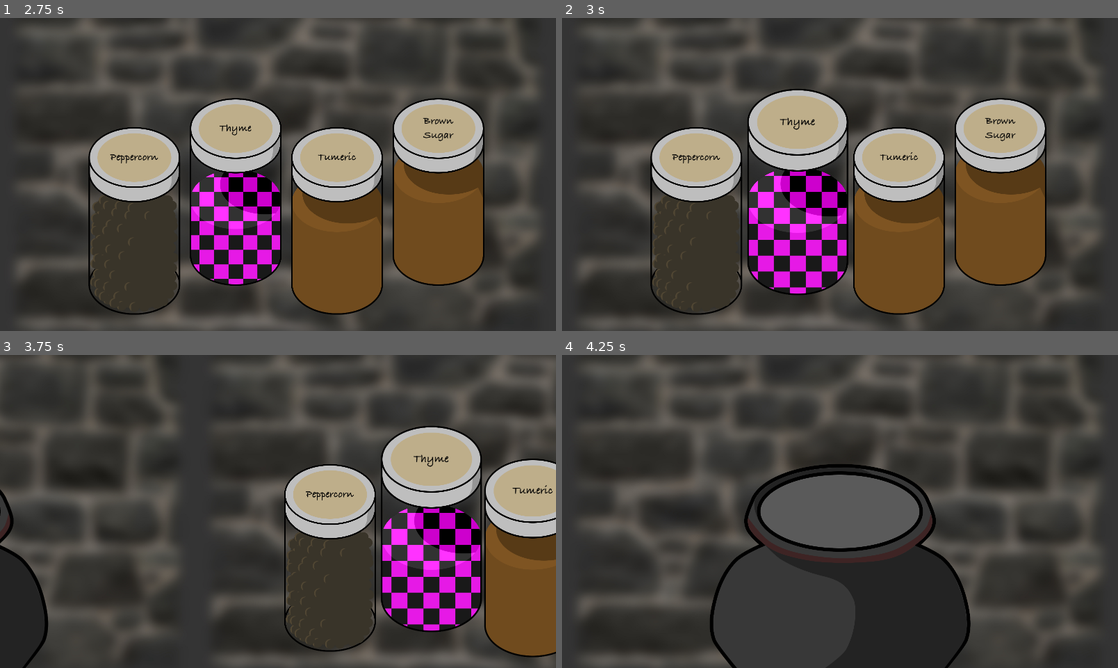
Above: before the commit, frames 1-4 (two rows, left to right).
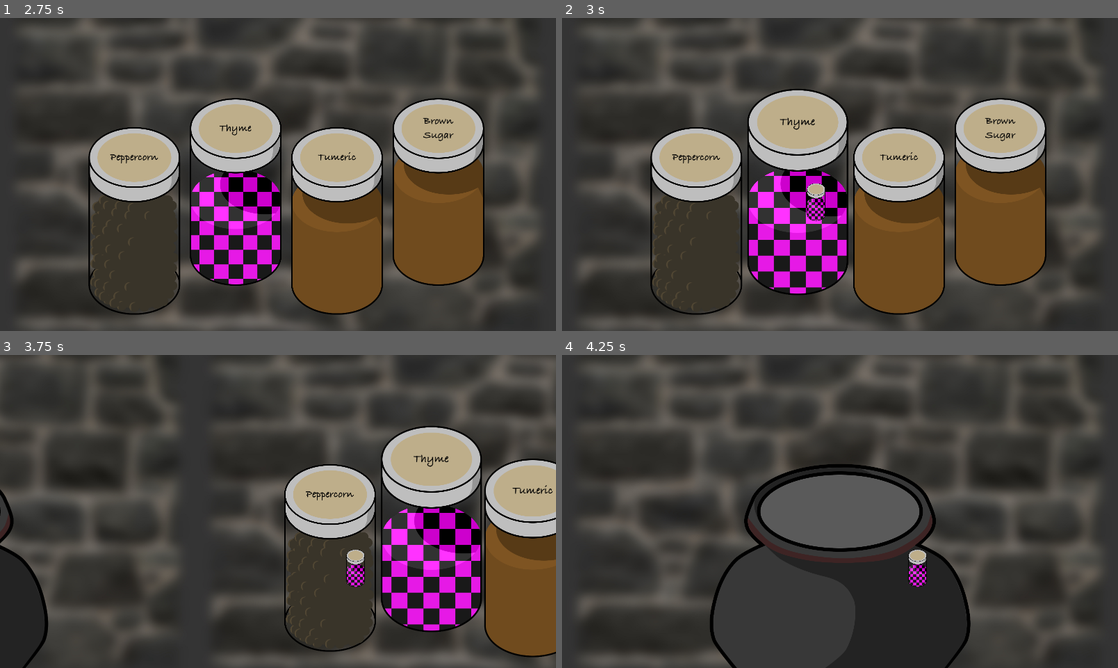
Above: after the commit, the same moments.

Repository: r0ckwav3/out-of-thyme
Game: Godot game, scene res://Scenes/game.tscn
Two runs of this game, one before a commit and one after it. Both use one fixed random seed, a clock stepped at 60 frames per second and the inputs below.
Inputs (mouse positions are in pixels of both pictures, inside the frame that each line leads up to):
- Up to frame 1 (2.75 s): tap Enter at 0.5 s; move the mouse to (278, 277) at 0.52 s; hold Right (ui_right) 0.53-1.28 s; click (278, 277) at 0.67 s; move the mouse to (133, 221) at 1.27 s; hold Left (ui_left) 1.28-2.03 s; click (133, 221) at 1.42 s; move the mouse to (333, 105) at 2.02 s; hold Right (ui_right) from 2.03 s (still down); click (333, 105) at 2.17 s
- Up to frame 2 (3 s): keep holding Right (ui_right); move the mouse to (795, 193) at 2.77 s; click (795, 193) at 2.92 s
- Up to frame 3 (3.75 s): tap Space at 3.5 s; move the mouse to (339, 558) at 3.52 s; release Right (ui_right) at 3.53 s; hold Left (ui_left) from 3.53 s (still down); click (339, 558) at 3.67 s
- Up to frame 4 (4.25 s): keep holding Left (ui_left)

Frame 1 is identical in both runs. In frame 2, 0.3% of the frame differs, in the area x 44-48%, y 52-65%; in frame 3, 0.3%, in the area x 62-66%, y 62-75%; in frame 4, 0.3%.

Commit message:
show spice icon when selected

Diff:
--- a/gd/Scenes/game.tscn
+++ b/gd/Scenes/game.tscn
@@ -6,6 +6,7 @@
 [ext_resource type="PackedScene" uid="uid://dju6rnicahicb" path="res://Scenes/jar_controller.tscn" id="4_77yxr"]
 [ext_resource type="Script" path="res://Scripts/RecipeManager.gd" id="5_c6pvm"]
 [ext_resource type="Script" path="res://Scripts/MouseManager.gd" id="6_2huoc"]
+[ext_resource type="Texture2D" uid="uid://c8xribwwb7tnw" path="res://Assets/Objects/Jars/Jar_Unimplemented.png" id="7_takwi"]
 
 [node name="Game" type="Node2D"]
 
@@ -21,7 +22,7 @@
 texture = ExtResource("3_njvuc")
 
 [node name="BlurryWall2" type="Sprite2D" parent="SubsceneManager2/TempDrawerScene"]
-position = Vector2(960, -720)
+position = Vector2(960, 1680)
 scale = Vector2(0.666667, 0.666667)
 texture = ExtResource("3_njvuc")
 
@@ -34,6 +35,12 @@
 [node name="MouseManager" type="Node2D" parent="."]
 script = ExtResource("6_2huoc")
 
+[node name="JarSprite" type="Sprite2D" parent="MouseManager"]
+position = Vector2(64, 35)
+scale = Vector2(0.1, 0.1)
+texture = ExtResource("7_takwi")
+
 [connection signal="pot_selected" from="SubsceneManager2/PotScene" to="MouseManager" method="_on_pot_selected"]
 [connection signal="item_selected" from="SubsceneManager2/TempDrawerScene/JarController" to="MouseManager" method="_on_spice_selected"]
 [connection signal="spices_intialized" from="RecipeManager" to="SubsceneManager2/TempDrawerScene/JarController" method="_on_spice_init"]
+[connection signal="spices_intialized" from="RecipeManager" to="MouseManager" method="_on_spice_init"]
--- a/gd/Scenes/pot_scene.tscn
+++ b/gd/Scenes/pot_scene.tscn
@@ -22,7 +22,7 @@
 texture = ExtResource("1_m76bv")
 
 [node name="BlurryWall2" type="Sprite2D" parent="."]
-position = Vector2(960, -720)
+position = Vector2(960, 1680)
 scale = Vector2(0.666667, 0.666667)
 texture = ExtResource("1_m76bv")
 
--- a/gd/Scripts/MouseManager.gd
+++ b/gd/Scripts/MouseManager.gd
@@ -3,14 +3,25 @@
 signal spice_added
 
 var current_spice: int
+var texture_dict = {}
+var jar_sprite_obj
 
 # Called when the node enters the scene tree for the first time.
 func _ready():
+	jar_sprite_obj = get_child(0)
 	set_current_spice(-1)
 
 # Called every frame. 'delta' is the elapsed time since the previous frame.
 func _process(_delta):
 	position = get_viewport().get_mouse_position()
+
+func _on_spice_init(spices):
+	for s in spices:
+		var sprite_name = s["texture"]
+		var sprite_texture = load("res://Assets/Objects/Jars/"+sprite_name)
+		if sprite_texture is Texture2D:
+			texture_dict[s["id"]] = sprite_texture
+	print(texture_dict)
 
 func _on_pot_selected():
 	set_current_spice(-1)
@@ -21,4 +32,9 @@
 
 func set_current_spice(id: int):
 	print("current spice is now ", id)
+	if id == -1:
+		jar_sprite_obj.visible = false
+	else:
+		jar_sprite_obj.visible = true
+		jar_sprite_obj.texture = texture_dict[id]
 	current_spice = id
--- a/gd/Scripts/RecipeManager.gd
+++ b/gd/Scripts/RecipeManager.gd
@@ -18,6 +18,7 @@
 	for i in range(num_spices):
 		assert(typeof(parse1[i]) == TYPE_DICTIONARY)
 		var parse2 = parse1[i]
+		parse2["id"] = int(parse2["id"])
 		chosen_spices.append(parse2)
 
 	spices_intialized.emit(chosen_spices)
Not shown: 1 places in gd/Scenes/game.tscn that only renumber resources
